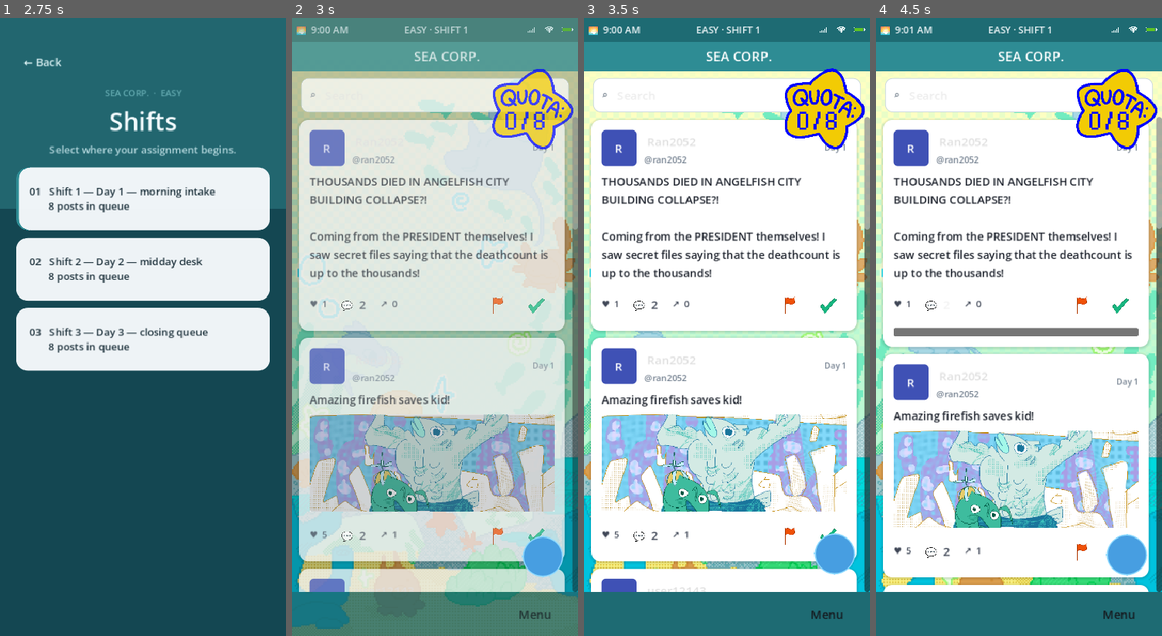
Above: before the commit, frames 1-4 (left to right).
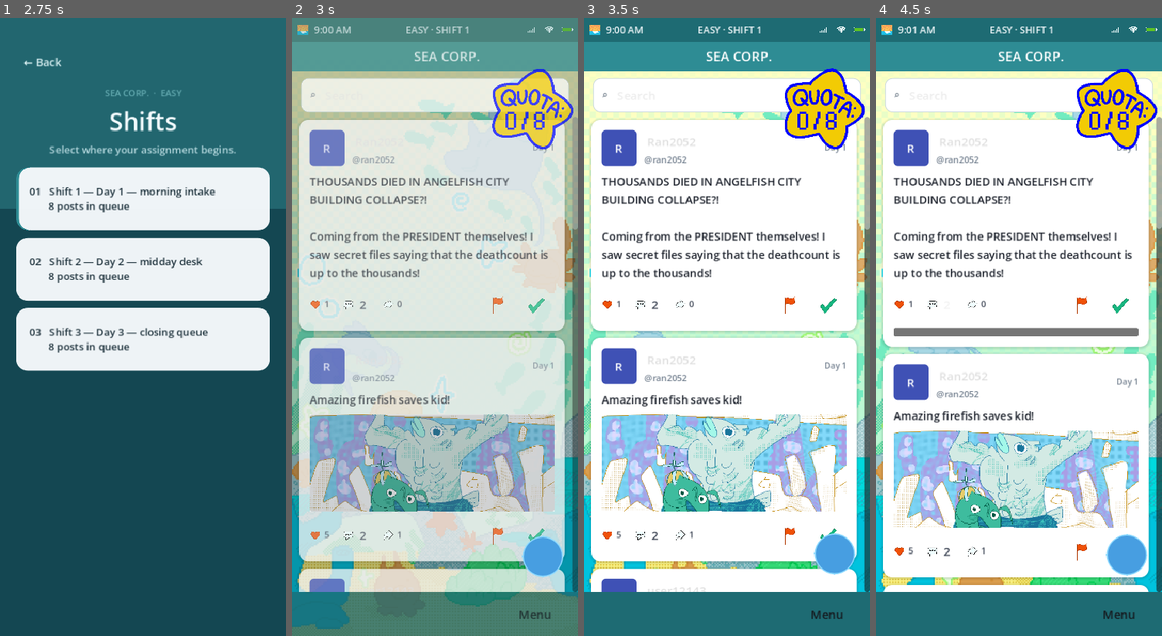
Above: after the commit, the same moments.

Repository: daniellalimbag/project-guppi
Game: Godot game, scene res://scenes/core/AppFlow.tscn
Two runs of this game, one before a commit and one after it. Both use one fixed random seed, a clock stepped at 60 frames per second and the inputs below.
Inputs (mouse positions are in pixels of both pictures, inside the frame that each line leads up to):
- Up to frame 1 (2.75 s): click "New game" at 1.25 s; click "Easy Shorter queues and clear…" at 2 s
- Up to frame 2 (3 s): click "01 Shift 1 — Day 1 — morning …" at 2.75 s
- Up to frame 3 (3.5 s): no input
- Up to frame 4 (4.5 s): click (938, 302) at 3.5 s, where only the run before the commit has a clickable "💬 2"; click "💬 2 ▲" (after the commit: "2 ▲") at 4.25 s

Frame 1 is identical in both runs. In frame 2, 0.5% of the frame differs, in the area x 1-62%, y 1-85%; in frame 3, 0.6%; in frame 4, 0.6%.

Commit message:
feat: swap remaining emoji icons for real assets on post cards and status bar

Diff:
--- a/scenes/feed/PostCard.gd
+++ b/scenes/feed/PostCard.gd
@@ -106,9 +106,9 @@
 	_verified_label.text = "✔"
 	_timestamp_label.text = str(_post_data.get("timestamp", "now"))
 	_content_label.text = str(_post_data.get("content", ""))
-	_likes_label.text = "♥  %s" % str(_post_data.get("likes", "0"))
-	_comments_toggle_button.text = "💬  %s" % str(_post_data.get("comments_count", "0"))
-	_shares_label.text = "↗  %s" % str(_post_data.get("shares", "0"))
+	_likes_label.text = str(_post_data.get("likes", "0"))
+	_comments_toggle_button.text = str(_post_data.get("comments_count", "0"))
+	_shares_label.text = str(_post_data.get("shares", "0"))
 	_real_button.text = ""
 	_flag_button.text = ""
 	_view_profile_button.text = "Open account"
@@ -272,9 +272,9 @@
 	_comments_open = not _comments_open
 	_animate_comments(COMMENTS_OPEN_HEIGHT if _comments_open else 0.0)
 	_comments_toggle_button.text = (
-		"💬  %s  ▲" % str(_post_data.get("comments_count", "0"))
+		"%s  ▲" % str(_post_data.get("comments_count", "0"))
 		if _comments_open
-		else "💬  %s" % str(_post_data.get("comments_count", "0"))
+		else str(_post_data.get("comments_count", "0"))
 	)
 
 
--- a/scenes/feed/PostCard.tscn
+++ b/scenes/feed/PostCard.tscn
@@ -1,8 +1,11 @@
-[gd_scene load_steps=10 format=3]
+[gd_scene load_steps=13 format=3]
 
 [ext_resource type="Script" path="res://scenes/feed/PostCard.gd" id="1"]
 [ext_resource type="Texture2D" path="res://assets/icons/Flag.png" id="2"]
 [ext_resource type="Texture2D" path="res://assets/icons/Check.png" id="3"]
+[ext_resource type="Texture2D" path="res://assets/icons/Like.png" id="4"]
+[ext_resource type="Texture2D" path="res://assets/icons/Comment.png" id="5"]
+[ext_resource type="Texture2D" path="res://assets/icons/Share.png" id="6"]
 
 [sub_resource type="StyleBoxFlat" id="StyleBoxFlat_card"]
 bg_color = Color(1, 1, 1, 1)
@@ -226,12 +229,25 @@
 layout_mode = 2
 theme_override_constants/separation = 14
 
-[node name="LikesLabel" type="Label" parent="OuterMargin/VBox/StatsRow"]
-unique_name_in_owner = true
-layout_mode = 2
+[node name="LikesRow" type="HBoxContainer" parent="OuterMargin/VBox/StatsRow"]
+layout_mode = 2
+theme_override_constants/separation = 4
+
+[node name="LikeIcon" type="TextureRect" parent="OuterMargin/VBox/StatsRow/LikesRow"]
+custom_minimum_size = Vector2(16, 16)
+layout_mode = 2
+size_flags_vertical = 4
+texture = ExtResource("4")
+expand_mode = 1
+stretch_mode = 5
+
+[node name="LikesLabel" type="Label" parent="OuterMargin/VBox/StatsRow/LikesRow"]
+unique_name_in_owner = true
+layout_mode = 2
+size_flags_vertical = 4
 theme_override_colors/font_color = Color(0.25, 0.28, 0.34, 1)
 theme_override_font_sizes/font_size = 12
-text = "♥  0"
+text = "0"
 
 [node name="CommentsToggleButton" type="Button" parent="OuterMargin/VBox/StatsRow"]
 unique_name_in_owner = true
@@ -240,14 +256,29 @@
 focus_mode = 0
 flat = true
 theme_override_colors/font_color = Color(0.25, 0.28, 0.34, 1)
-text = "💬  0"
-
-[node name="SharesLabel" type="Label" parent="OuterMargin/VBox/StatsRow"]
-unique_name_in_owner = true
-layout_mode = 2
+theme_override_constants/icon_max_width = 16
+icon = ExtResource("5")
+text = "0"
+
+[node name="SharesRow" type="HBoxContainer" parent="OuterMargin/VBox/StatsRow"]
+layout_mode = 2
+theme_override_constants/separation = 4
+
+[node name="ShareIcon" type="TextureRect" parent="OuterMargin/VBox/StatsRow/SharesRow"]
+custom_minimum_size = Vector2(16, 16)
+layout_mode = 2
+size_flags_vertical = 4
+texture = ExtResource("6")
+expand_mode = 1
+stretch_mode = 5
+
+[node name="SharesLabel" type="Label" parent="OuterMargin/VBox/StatsRow/SharesRow"]
+unique_name_in_owner = true
+layout_mode = 2
+size_flags_vertical = 4
 theme_override_colors/font_color = Color(0.25, 0.28, 0.34, 1)
 theme_override_font_sizes/font_size = 12
-text = "↗  0"
+text = "0"
 
 [node name="StatsSpacer" type="Control" parent="OuterMargin/VBox/StatsRow"]
 layout_mode = 2
--- a/scenes/ui/PhoneStatusBar.gd
+++ b/scenes/ui/PhoneStatusBar.gd
@@ -3,7 +3,6 @@
 
 ## Top phone chrome: shift clock (9→5) · sky icon · SHIFT · status icons.
 
-@onready var _sky_label: Label = %SkyLabel
 @onready var _clock_label: Label = %ClockLabel
 @onready var _shift_label: Label = %ShiftLabel
 
@@ -36,12 +35,10 @@
 	var ink := Color(0.94, 0.97, 0.98, 1)
 	_clock_label.add_theme_color_override("font_color", ink)
 	_shift_label.add_theme_color_override("font_color", ink)
-	_sky_label.add_theme_color_override("font_color", ink)
 
 
 func _refresh_clock() -> void:
 	if _clock_label == null:
 		return
 	_clock_label.text = GameState.get_shift_clock_text()
-	_sky_label.text = GameState.get_shift_sky_icon()
 	GameState.poll_shift_time_up()
--- a/scenes/ui/PhoneStatusBar.tscn
+++ b/scenes/ui/PhoneStatusBar.tscn
@@ -1,9 +1,10 @@
-[gd_scene load_steps=6 format=3]
+[gd_scene load_steps=7 format=3]
 
 [ext_resource type="Script" path="res://scenes/ui/PhoneStatusBar.gd" id="1"]
 [ext_resource type="Texture2D" path="res://assets/icons/Battery.png" id="2"]
 [ext_resource type="Texture2D" path="res://assets/icons/Signal Bars.png" id="3"]
 [ext_resource type="Texture2D" path="res://assets/icons/Wifi.png" id="4"]
+[ext_resource type="Texture2D" path="res://assets/icons/Sun.png" id="5"]
 
 [sub_resource type="StyleBoxFlat" id="StyleBoxFlat_bar"]
 bg_color = Color(0.12, 0.42, 0.45, 1)
@@ -22,12 +23,13 @@
 layout_mode = 2
 theme_override_constants/separation = 6
 
-[node name="SkyLabel" type="Label" parent="Row"]
-unique_name_in_owner = true
+[node name="SkyIcon" type="TextureRect" parent="Row"]
+custom_minimum_size = Vector2(18, 18)
 layout_mode = 2
-theme_override_colors/font_color = Color(0.94, 0.97, 0.98, 1)
-theme_override_font_sizes/font_size = 14
-text = "🌅"
+size_flags_vertical = 4
+texture = ExtResource("5")
+expand_mode = 1
+stretch_mode = 5
 
 [node name="ClockLabel" type="Label" parent="Row"]
 unique_name_in_owner = true
--- a/scripts/autoload/GameState.gd
+++ b/scripts/autoload/GameState.gd
@@ -155,15 +155,6 @@
 	return "%d:%02d %s" % [hour12, hm.y, suffix]
 
 
-func get_shift_sky_icon() -> String:
-	var hour := get_shift_clock_hour_minute().x
-	if hour < 11:
-		return "🌅"
-	if hour < 15:
-		return "☀️"
-	return "🌇"
-
-
 func is_shift_time_up() -> bool:
 	var span_min := (SHIFT_END_HOUR - SHIFT_START_HOUR) * 60
 	return get_shift_game_minutes() >= span_min
Binary file added: assets/icons/Comment.png
Not shown, added: assets/icons/Comment.png.import
Binary file added: assets/icons/Like.png
Not shown, added: assets/icons/Like.png.import
Binary file added: assets/icons/Share.png
Not shown, added: assets/icons/Share.png.import
Binary file added: assets/icons/Sun.png
Not shown, added: assets/icons/Sun.png.import
